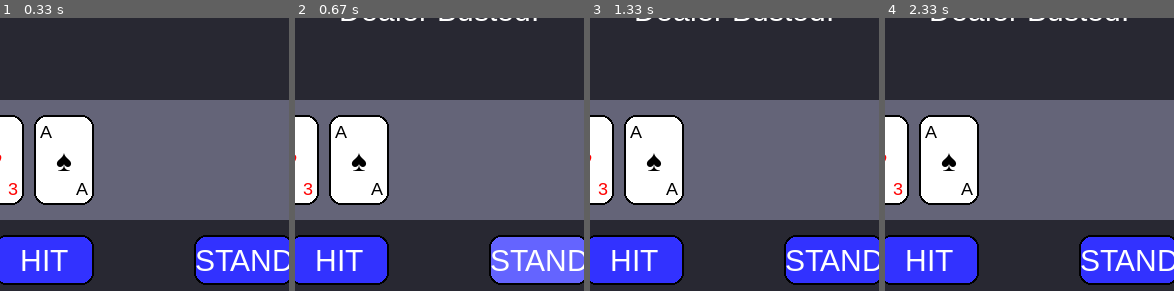
Above: before the commit, frames 1-4 (left to right).
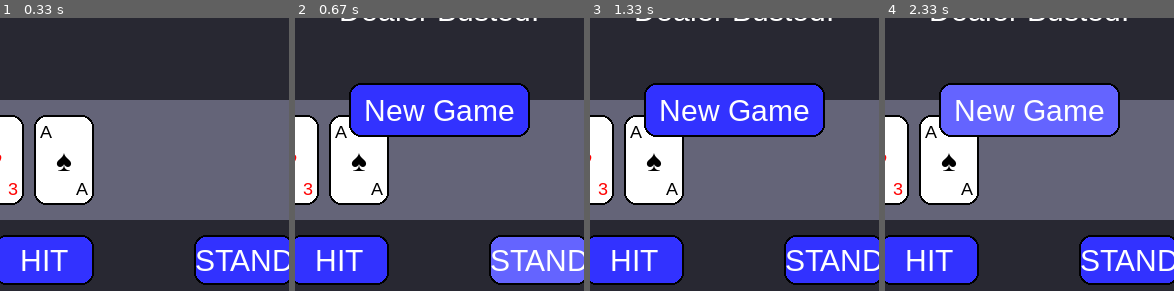
Above: after the commit, the same moments.

Repository: jeomarisaez/pygame-blackjack
Game: pygame game, started from main.py
The game is run twice, just before and just after one commit, with the same random seed, the same clock (stepped at 60 frames per second) and the same inputs.
Inputs (mouse positions are % of the whole screen's width and height, from its top left):
- Up to frame 1 (0.33 s): no input
- Up to frame 2 (0.67 s): click "STAND" at 0.38 s
- Up to frame 3 (1.33 s): click (56, 56) at 0.72 s
- Up to frame 4 (2.33 s): click (56, 67) at 2.05 s, where only the run after the commit has a clickable "New Game"
The pictures show only the part of the screen within x 31-81%, y 50-100%; the shares and areas given below are measured in that part.

Frame 1 is identical in both runs. In frame 2, 12% of the frame differs, in the area x 18-82%, y 23-44%; in frame 3, 12%; in frame 4, 12%.

Commit message:
feat: dynamic button sizing

Diff:
--- a/ui/button.py
+++ b/ui/button.py
@@ -19,12 +19,25 @@
         self.font = pygame.font.SysFont("Arial", 30)
 
     def draw_button(self, name, text, x, y):
-        rect = pygame.Rect(0, 0, *self.BUTTON_SIZE)
+        text_surf = self.font.render(text, True, self.WHITE)
+
+        # buttons that should have fixed size
+        fixed_buttons = ["hit", "stand"]
+
+        if name in fixed_buttons:
+            width, height = self.BUTTON_SIZE
+        else:
+            padding_x = 30
+            padding_y = 20
+            width = text_surf.get_width() + padding_x
+            height = text_surf.get_height() + padding_y
+
+        mouse_pos = pygame.mouse.get_pos()
+
+        rect = pygame.Rect(0, 0, width, height)
         rect.center = (x, y)
 
         self.buttons[name] = rect
-
-        mouse_pos = pygame.mouse.get_pos()
 
         if self.hovered(name, mouse_pos):
             color = self.HOVER_BLUE
@@ -34,7 +47,6 @@
         pygame.draw.rect(self.screen, color, rect, border_radius=12)
         pygame.draw.rect(self.screen, self.BLACK, rect, 2, border_radius=12)
 
-        text_surf = self.font.render(text, True, self.WHITE)
 
         self.screen.blit(text_surf, text_surf.get_rect(center=rect.center))
 
--- a/ui/game_ui.py
+++ b/ui/game_ui.py
@@ -37,4 +37,5 @@
         self.textUI.draw_counter(game.dealer.hand, 100, 100)
 
         if game.game_over:
+            self.buttonUI.draw_button("new_game", "New Game", 400, 400)
             self.textUI.draw_bust(game.current_player)
